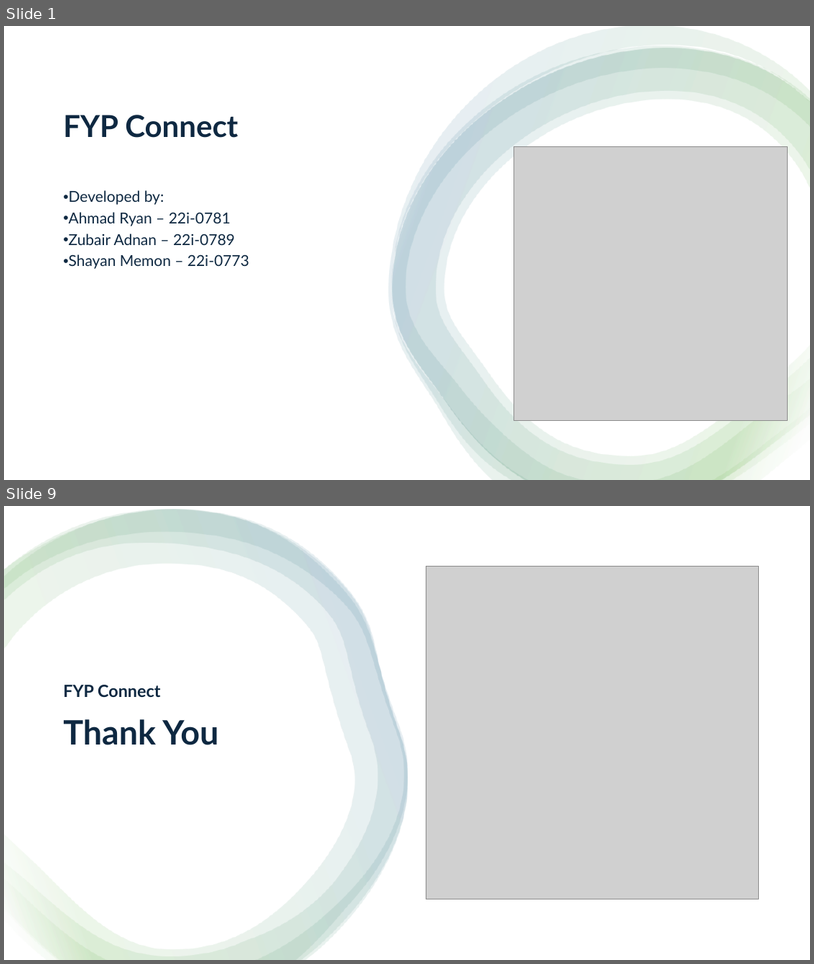
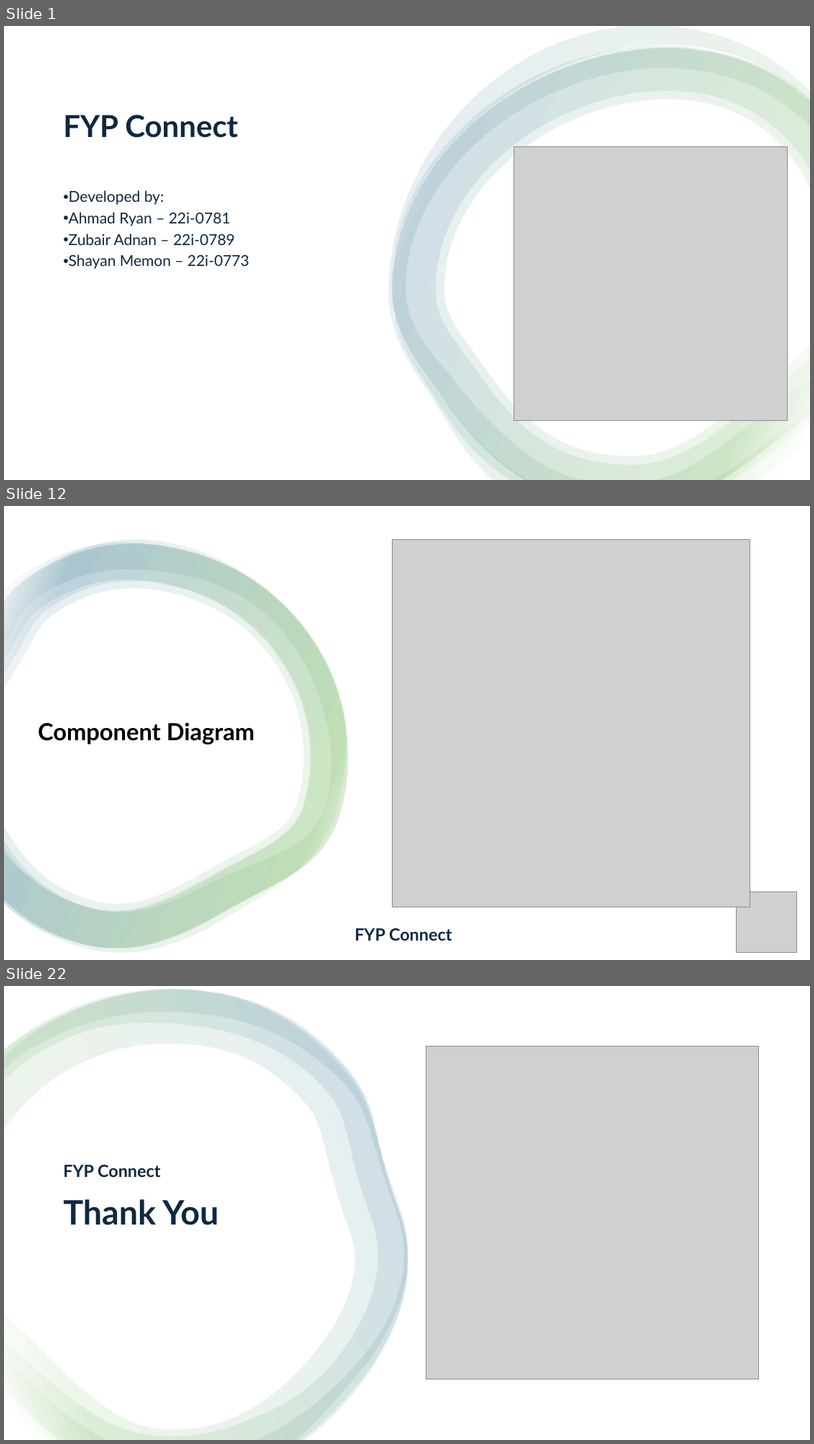
Before and after one commit to LUCIDSoftwares/FYPConnect, a slide deck: FinalDocs/presentation.pptx. Shown one above the other, each under a label of ours: slides 1 and 9 before the commit, slides 1, 12 and 22 after it; the slides between them are not shown. The pictures are 814x964 and 814x1444 pixels, drawn with LibreOffice and Linux fonts; fonts in the diff are those of the drawing; grey boxes stand for pictures. Boxes give left, top, right and bottom in pixels: in the first picture for what was removed or moved away, otherwise in the second. Text is boxed around its words. In the diff, an @@ line names an element or a change of style, - is before the commit and + after.

```diff
--- a/FinalDocs/presentation.pptx
+++ b/FinalDocs/presentation.pptx
@@ slide 12 added at box(4, 506, 810, 960), background #FFFFFF @@
@@ rectangle added at box(4, 506, 810, 960), fill #FFFFFF @@
@@ group added at box(4, 540, 348, 952): 4 freeform shapes @@
@@ picture added at box(392, 540, 751, 906) @@
@@ text added at box(38, 722, 255, 744), 28 pt, text #000000, bold @@
+Component Diagram
@@ picture added at box(736, 891, 797, 952) @@
@@ text added at box(355, 928, 452, 940), 20 pt, text #0E2841, bold @@
+FYP Connect
@@ what was slide 9 is now slide 22 @@
```
Also in this commit, not shown: 7 slides changed, 12 other slides added, 2 other files.
